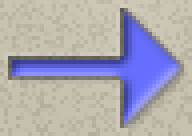
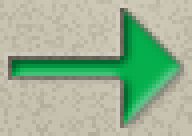
The second 192px x 136px image is a revision of the first. Changes to its layers:
added layer "Arrow Green" above "Arrow Orange" over left=12, top=12, right=180, bottom=124
hid "Arrow" over left=12, top=12, right=180, bottom=124
